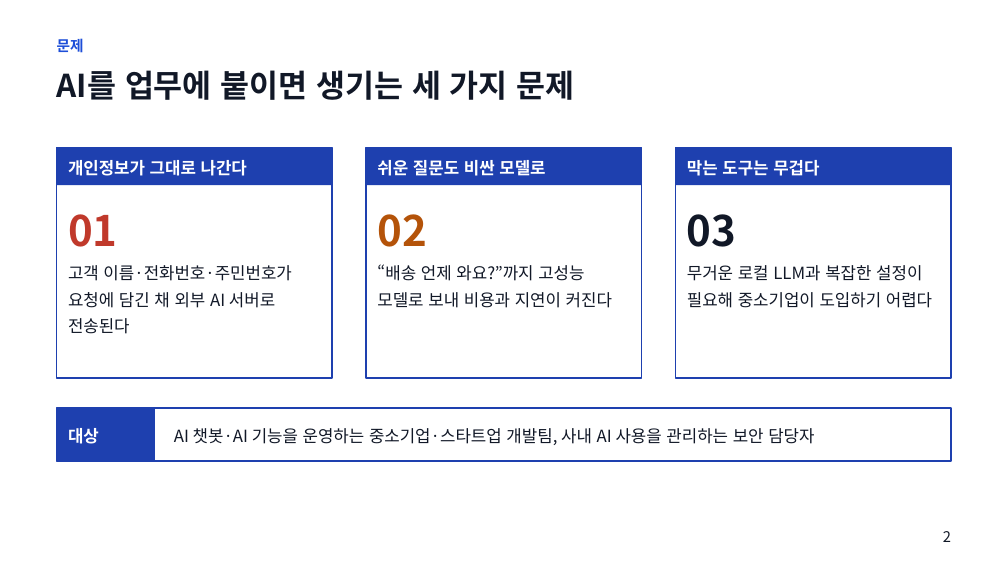
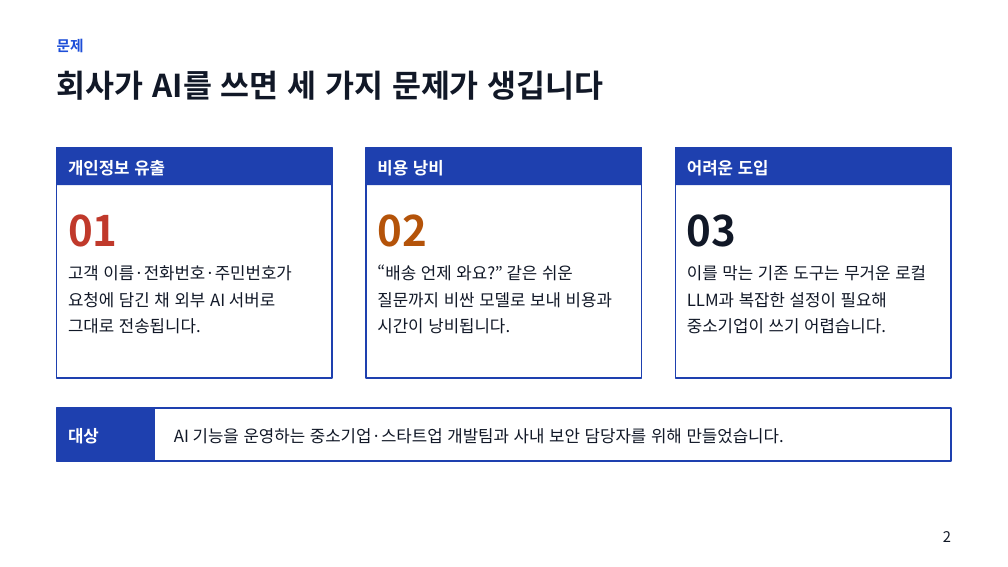
Before and after one commit to baesanggue/ai-gateway, a slide deck: slide 2 of docs/presentation/2026-11-17-garimgate.pptx. Drawn at 1008x567 pixels with LibreOffice and Linux fonts; fonts in the diff are those of the drawing. Boxes give left, top, right and bottom in pixels: in the first picture for what was removed or moved away, otherwise in the second. Text is boxed around its words. In the diff, an @@ line names an element or a change of style, - is before the commit and + after.

```diff
--- a/docs/presentation/2026-11-17-garimgate.pptx
+++ b/docs/presentation/2026-11-17-garimgate.pptx
@@ text at (x1=57, y1=70, x2=604, y2=100): text changed @@
-AI를 업무에 붙이면 생기는 세 가지 문제
+회사가 AI를 쓰면 세 가지 문제가 생깁니다
@@ text at (x1=68, y1=160, x2=165, y2=176): text changed @@
-개인정보가 그대로 나간다
+개인정보 유출
@@ text at (x1=377, y1=160, x2=444, y2=176): text changed @@
-쉬운 질문도 비싼 모델로
+비용 낭비
@@ text at (x1=687, y1=160, x2=769, y2=176): text changed @@
-막는 도구는 무겁다
+어려운 도입
@@ text at (x1=68, y1=265, x2=291, y2=334): text changed @@
-고객 이름·전화번호·주민번호가 요청에 담긴 채 외부 AI 서버로 전송된다
+고객 이름·전화번호·주민번호가 요청에 담긴 채 외부 AI 서버로 그대로 전송됩니다.
@@ text at (x1=377, y1=264, x2=612, y2=334): text changed @@
-“배송 언제 와요?”까지 고성능 모델로 보내 비용과 지연이 커진다
+“배송 언제 와요?” 같은 쉬운 질문까지 비싼 모델로 보내 비용과 시간이 낭비됩니다.
@@ text at (x1=687, y1=265, x2=926, y2=334): text changed @@
-무거운 로컬 LLM과 복잡한 설정이 필요해 중소기업이 도입하기 어렵다
+이를 막는 기존 도구는 무거운 로컬 LLM과 복잡한 설정이 필요해 중소기업이 쓰기 어렵습니다.
@@ text at (x1=174, y1=428, x2=784, y2=444): text changed @@
-AI 챗봇·AI 기능을 운영하는 중소기업·스타트업 개발팀, 사내 AI 사용을 관리하는 보안 담당자
+AI 기능을 운영하는 중소기업·스타트업 개발팀과 사내 보안 담당자를 위해 만들었습니다.
```
Also in this commit, not shown: 8 other slides changed, 1 other file.
